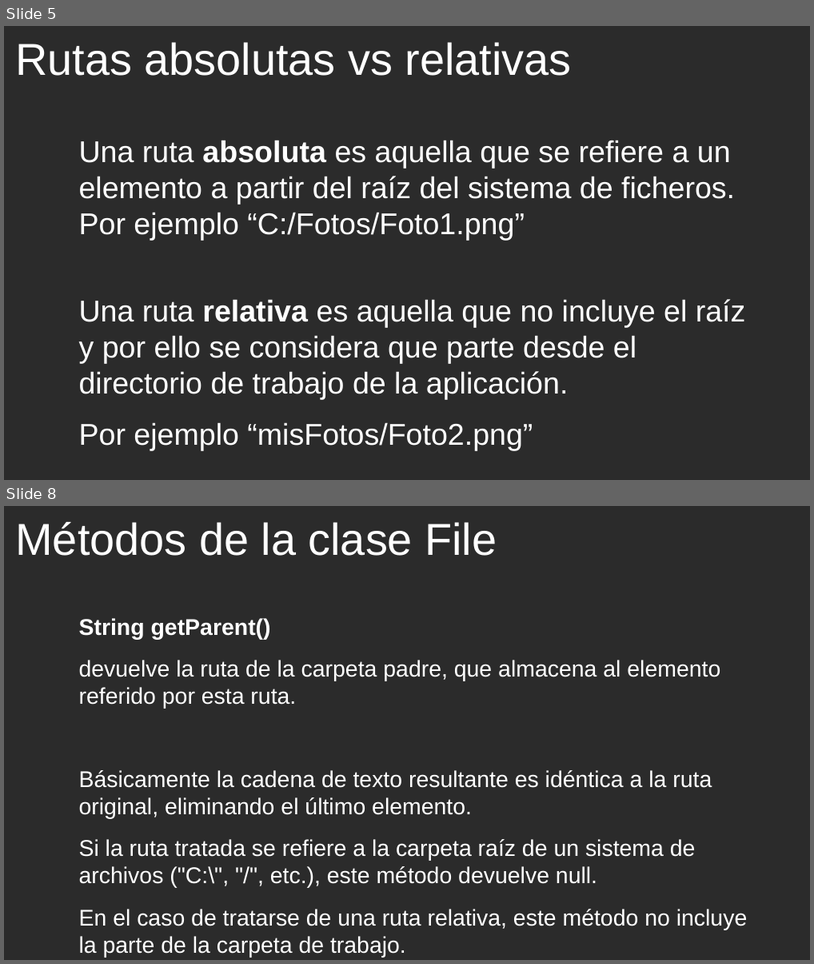
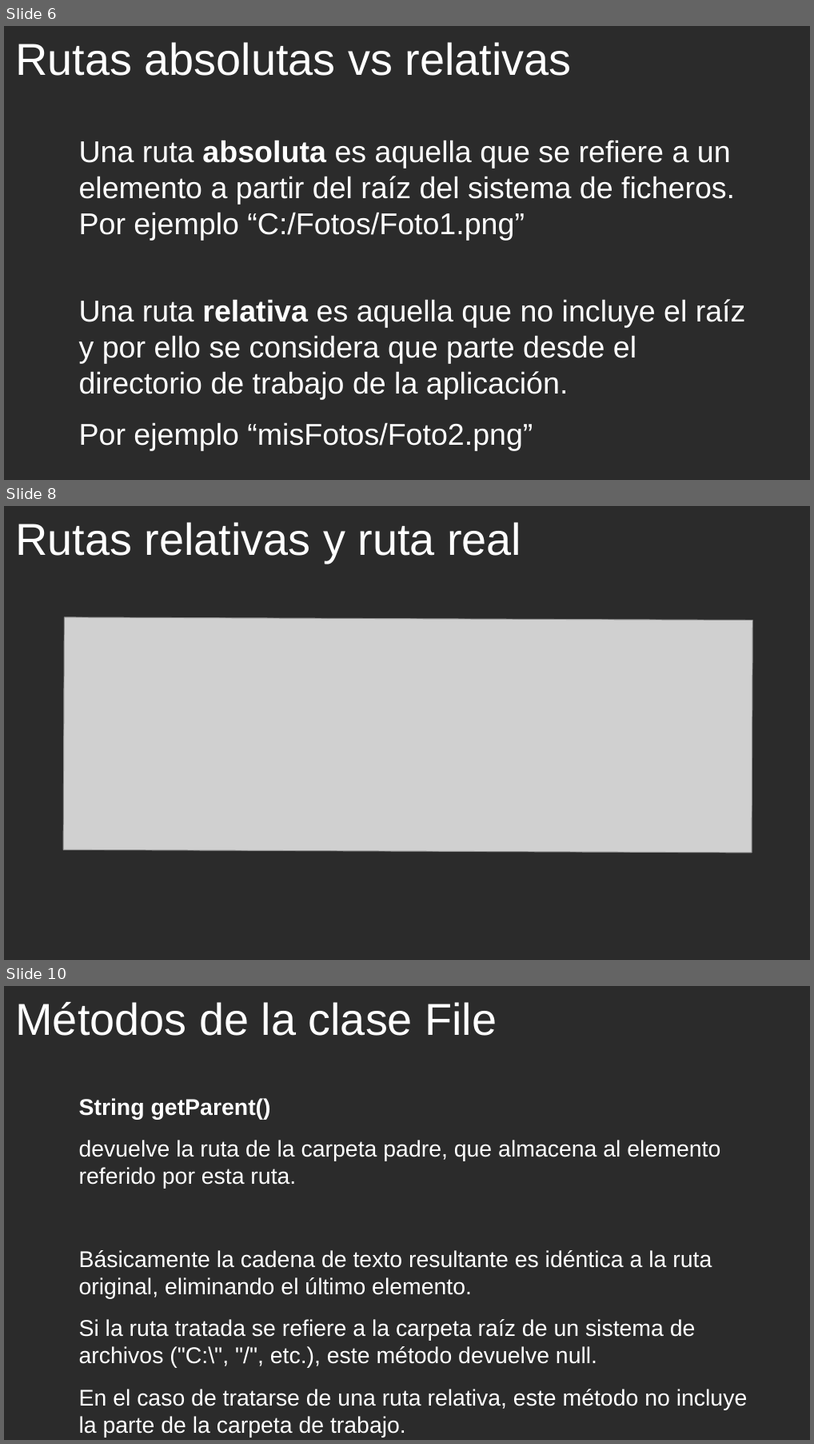
Before and after one commit to cmorenoruiz/ApuntesProgramacion, a slide deck: Unidad 11 Ficheros/Clase Files Presentación para clase.odp. Shown one above the other, each under a label of ours: slides 5 and 8 before the commit, slides 6, 8 and 10 after it; the slides between them are not shown. The pictures are 814x964 and 814x1444 pixels, drawn with LibreOffice and Linux fonts; fonts in the diff are those of the drawing; grey boxes stand for pictures; background and template pictures are left out; a plain dark background stands for a picture behind light text. Boxes give left, top, right and bottom in pixels: in the first picture for what was removed or moved away, otherwise in the second. Text is boxed around its words. In the diff, an @@ line names an element or a change of style, - is before the commit and + after.

```diff
--- a/Unidad 11 Ficheros/Clase Files Presentación para clase.odp
+++ b/Unidad 11 Ficheros/Clase Files Presentación para clase.odp
@@ slide 8 added at box(4, 506, 810, 960), background picture (left out) @@
@@ title added at box(15, 522, 522, 563), 44 pt, text #FFFFFF @@
+Rutas relativas y ruta real
@@ picture added at box(64, 617, 754, 852) @@
@@ what was slide 5 is now slide 6 @@
@@ what was slide 8 is now slide 10 @@
```
Also in this commit, not shown: 3 slides changed, 4 other slides added, 1 slide removed.
